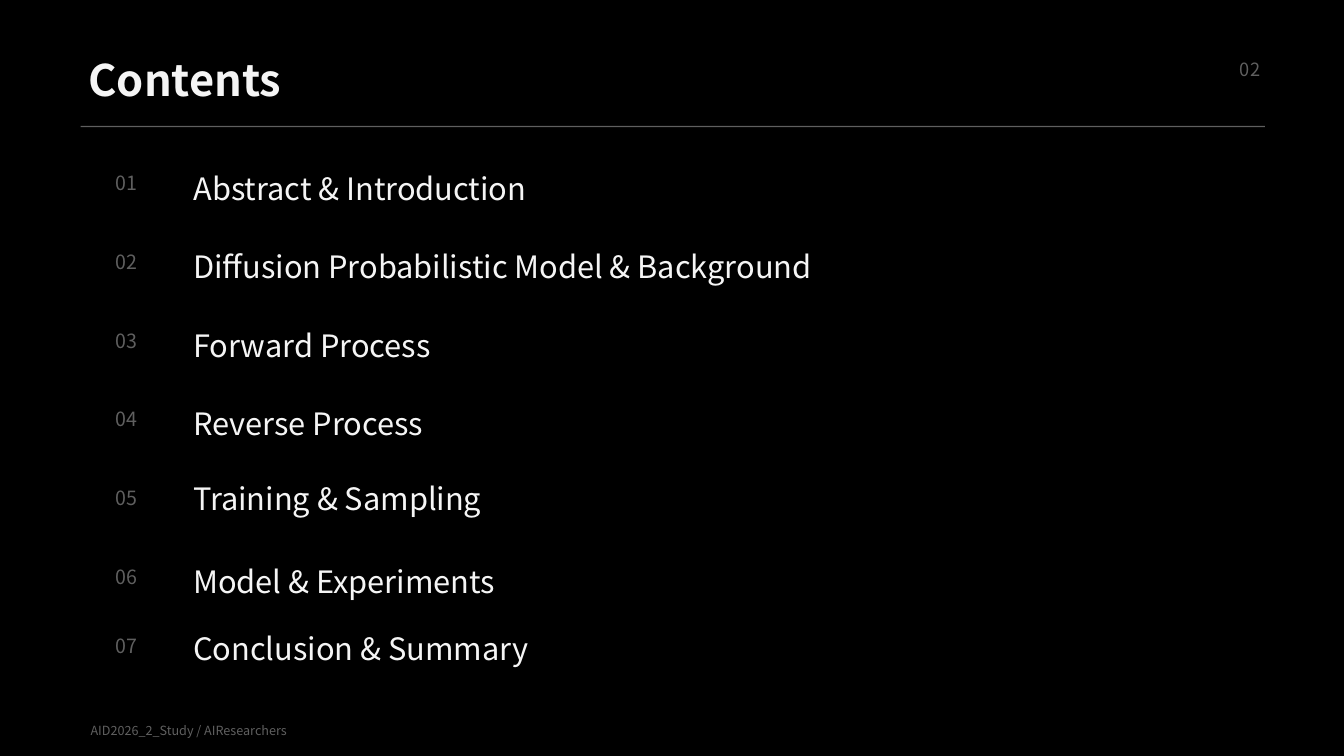
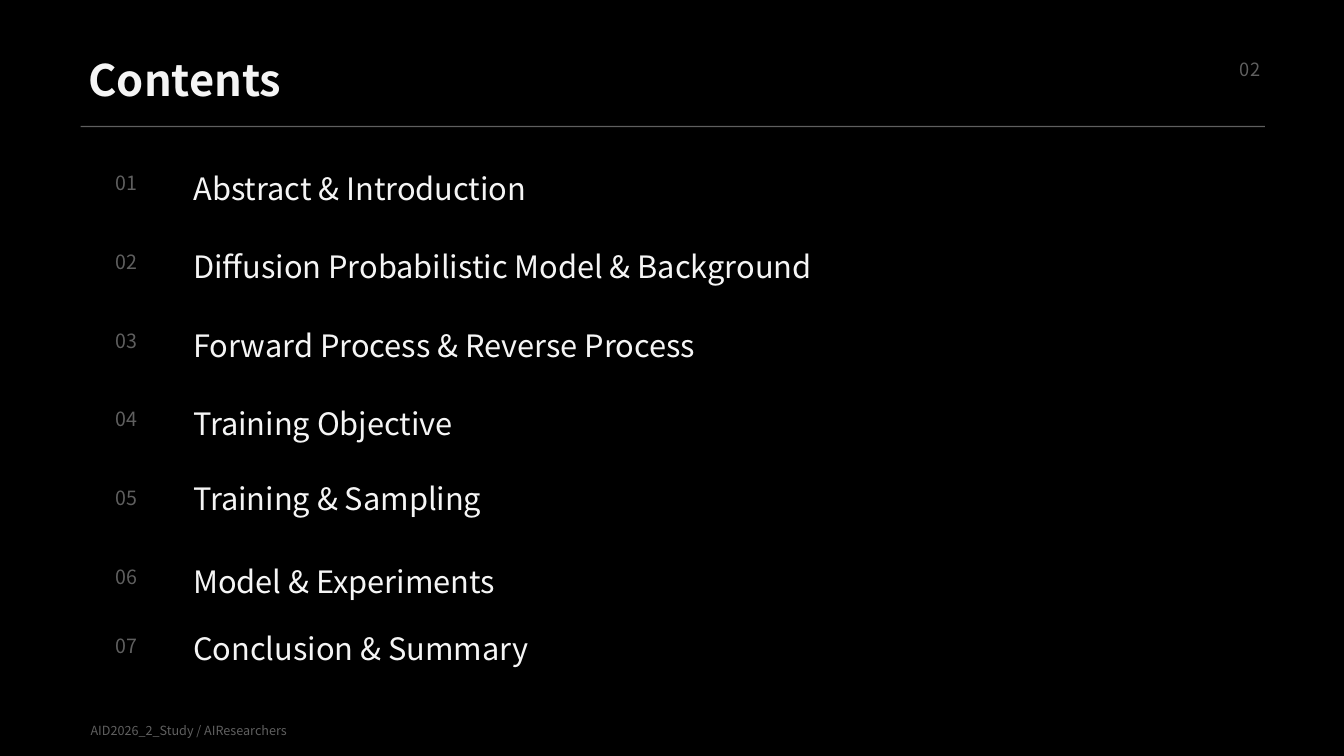
Before and after one commit to PNU-AIDevelopers/AID2026_2_Study, a slide deck: slide 2 of week01/ddpm_review.pptx. Drawn at 1344x756 pixels with LibreOffice and Linux fonts; fonts in the diff are those of the drawing. Boxes give left, top, right and bottom in pixels: in the first picture for what was removed or moved away, otherwise in the second. Text is boxed around its words. In the diff, an @@ line names an element or a change of style, - is before the commit and + after.

```diff
--- a/week01/ddpm_review.pptx
+++ b/week01/ddpm_review.pptx
@@ text at (x1=193, y1=332, x2=695, y2=358): text changed @@
-Forward Process
+Forward Process & Reverse Process
@@ text at (x1=193, y1=410, x2=453, y2=443): text changed @@
-Reverse Process
+Training Objective
```
Also in this commit, not shown: 1 slide added.
